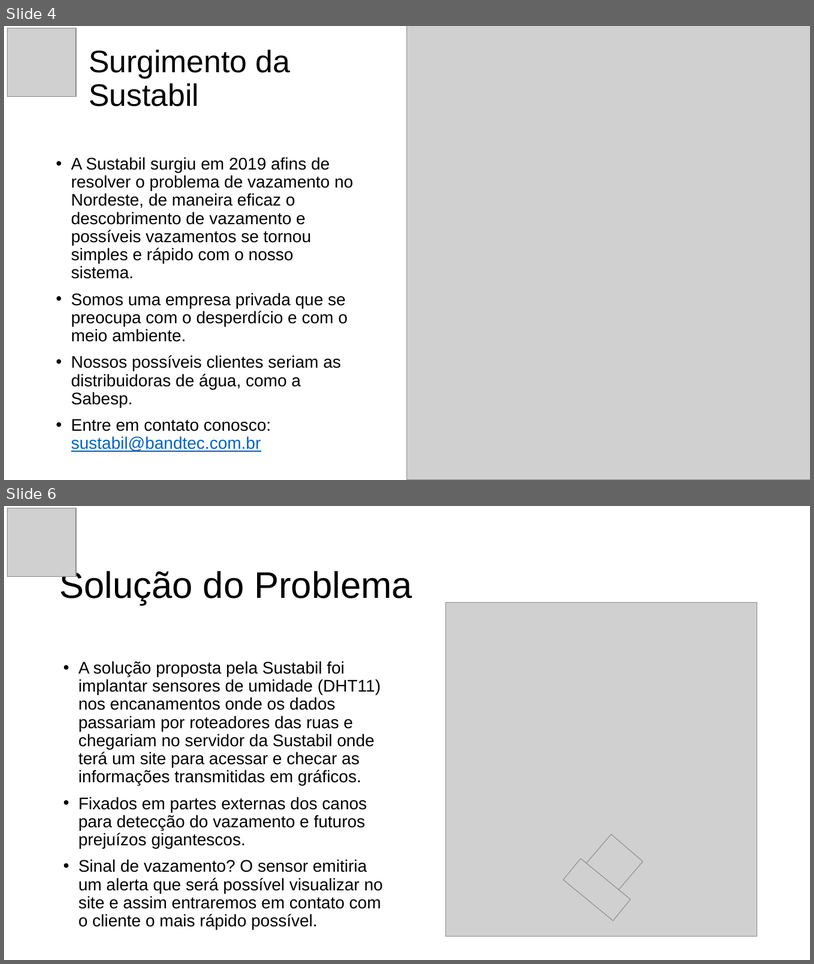
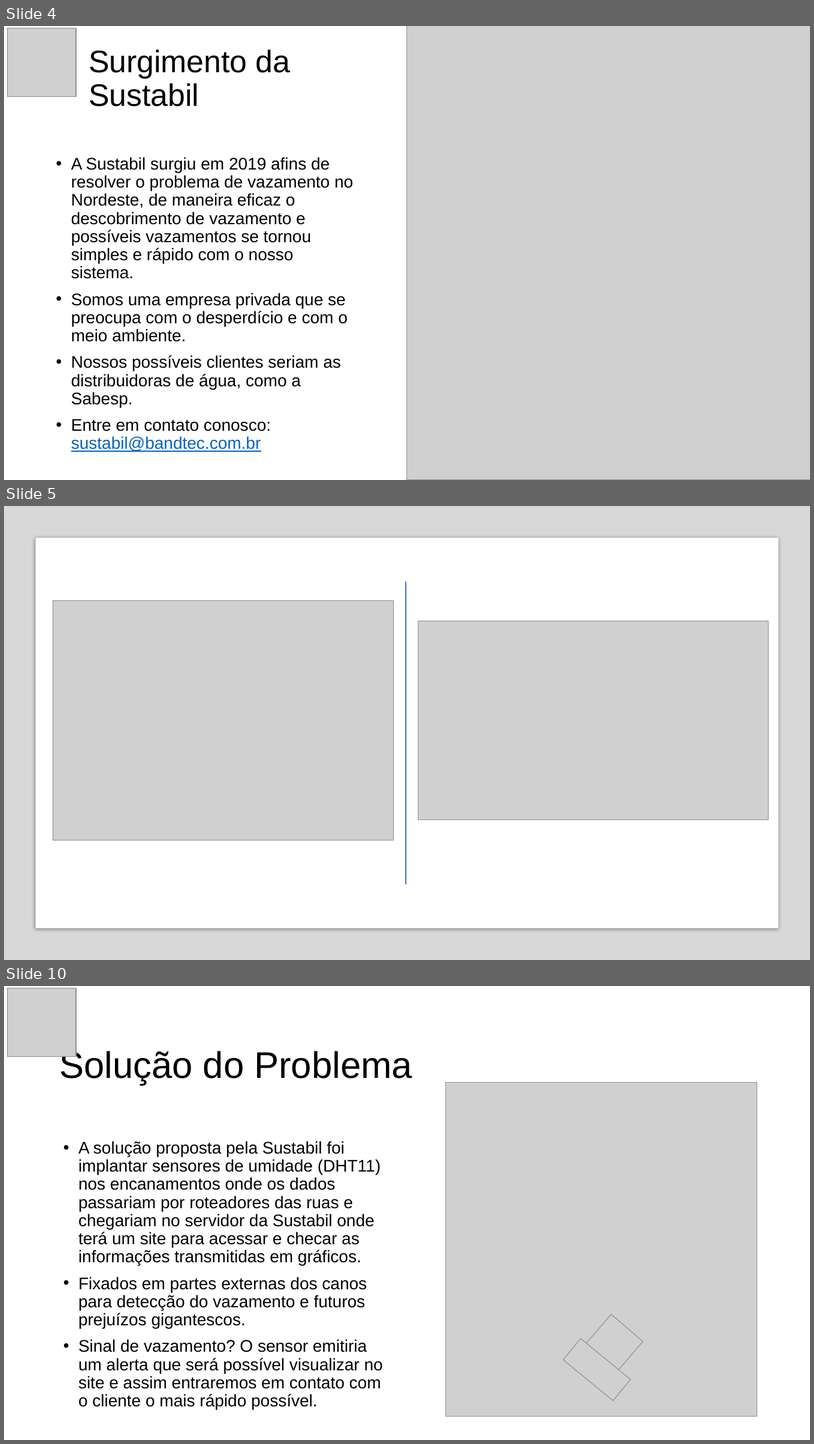
Before and after one commit to franklin-silva41/PROJETO-SENSOR-DE-UMIDADE, a slide deck: SUSTABIL - Apresentação didatico.pptx. Shown one above the other, each under a label of ours: slides 4 and 6 before the commit, slides 4, 5 and 10 after it; the slides between them are not shown. The pictures are 814x964 and 814x1444 pixels, drawn with LibreOffice and Linux fonts; fonts in the diff are those of the drawing; grey boxes stand for pictures; background and template pictures are left out. Boxes give left, top, right and bottom in pixels: in the first picture for what was removed or moved away, otherwise in the second. Text is boxed around its words. In the diff, an @@ line names an element or a change of style, - is before the commit and + after.

```diff
--- a/SUSTABIL - Apresentação didatico.pptx
+++ b/SUSTABIL - Apresentação didatico.pptx
@@ slide 5 added at <box>4,506,810,960</box>, background #FFFFFF @@
@@ rectangle added at <box>4,506,810,960</box>, fill #808080 at 30% opacity @@
@@ rectangle added at <box>35,538,779,928</box>, fill #FFFFFF @@
@@ line added from (406, 582) to (406, 884), #4E4E4E 0.5 pt @@
@@ line added from (406, 582) to (406, 884), #4472C4 1.5 pt @@
@@ picture added at <box>53,600,393,840</box> @@
@@ picture added at <box>419,621,768,819</box> @@
@@ what was slide 6 is now slide 10 @@
```
Also in this commit, not shown: 4 other slides added, 1 slide removed, 1 other file.
